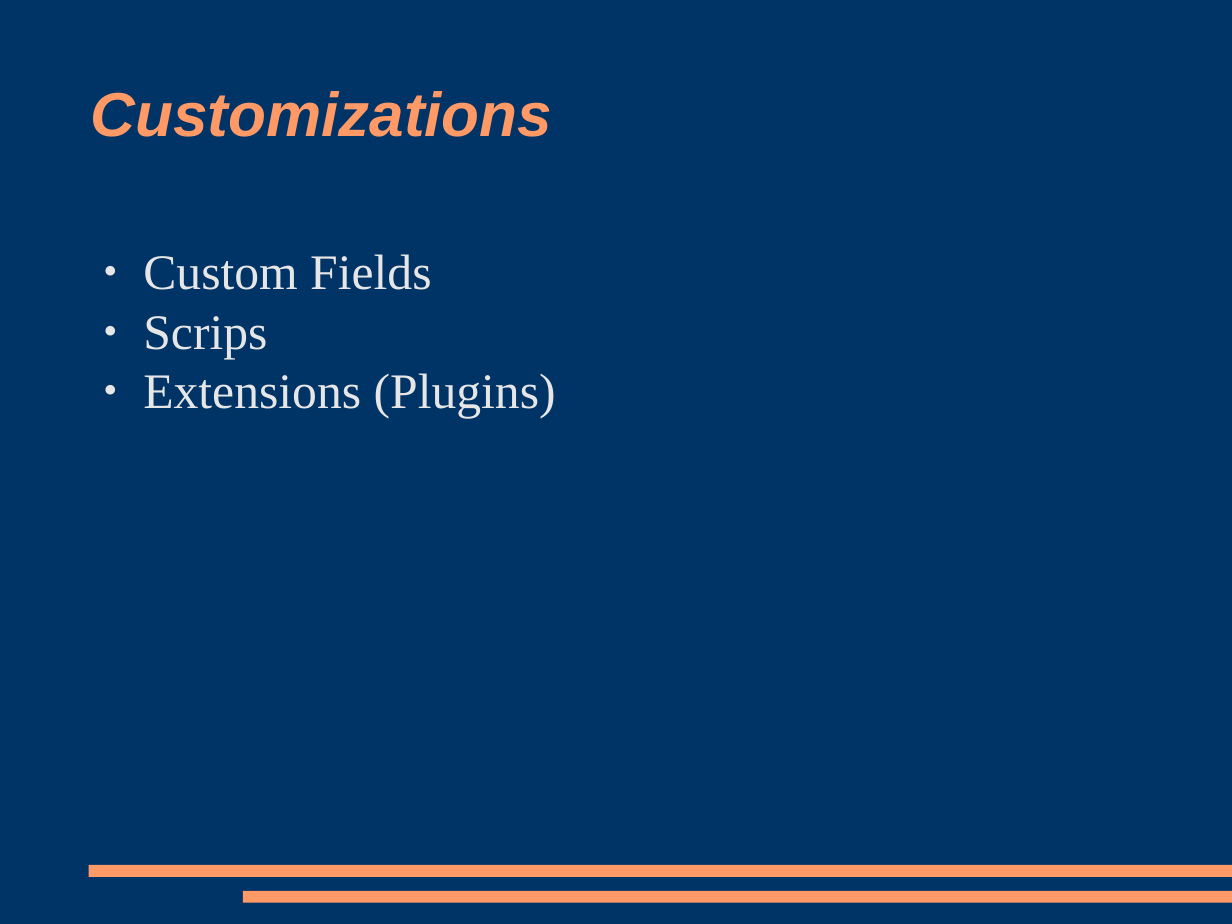
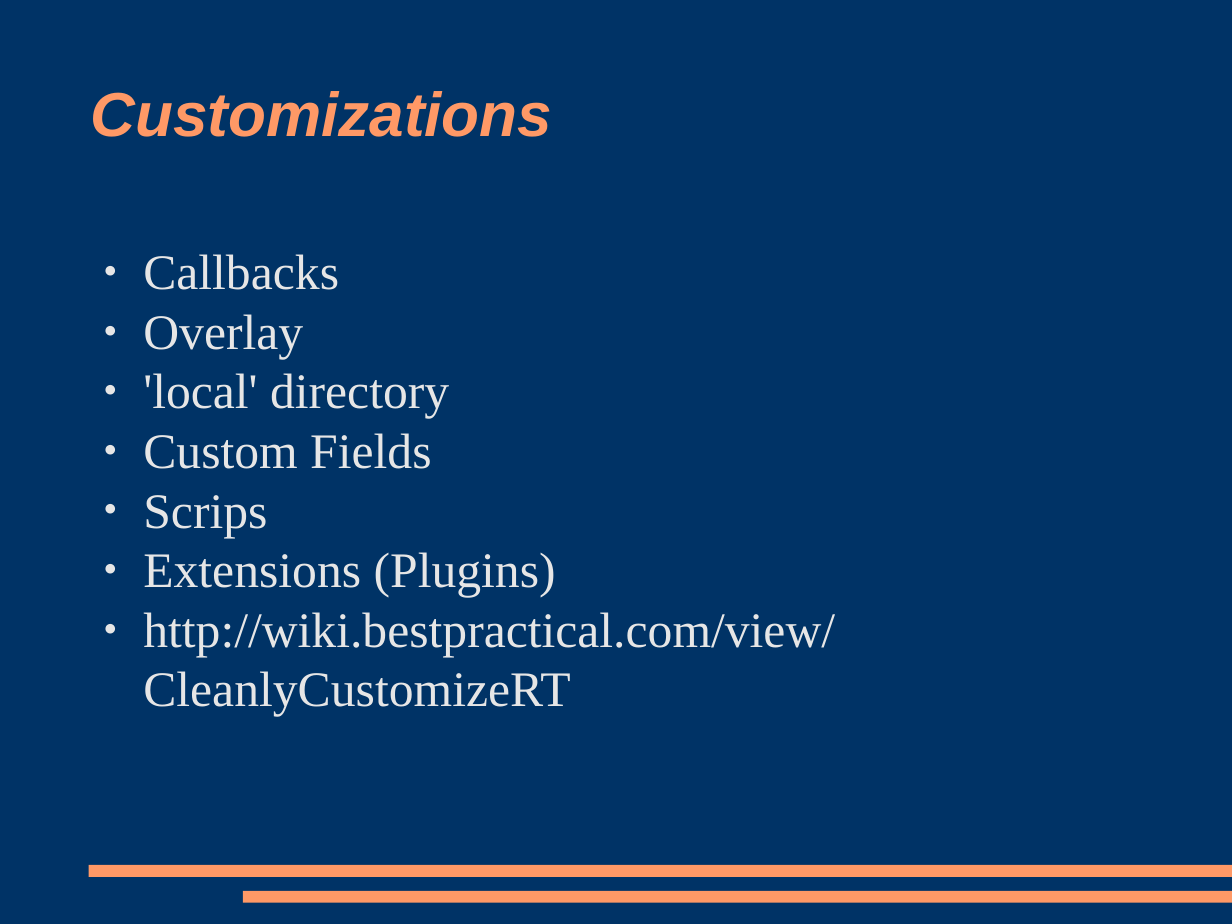
Before and after one commit to racke/Presentations, a slide deck: slide 5 of yapc2009/rt38.odp. Drawn at 1232x924 pixels with LibreOffice and Linux fonts; fonts in the diff are those of the drawing. Boxes give left, top, right and bottom in pixels: in the first picture for what was removed or moved away, otherwise in the second. Text is boxed around its words. In the diff, an @@ line names an element or a change of style, - is before the commit and + after.

```diff
--- a/yapc2009/rt38.odp
+++ b/yapc2009/rt38.odp
@@ text at [143, 254, 449, 419]: paragraphs added @@
+● Callbacks
+● Overlay
+● 'local' directory
@@ text at [143, 612, 835, 717]: paragraph added @@
+● http://wiki.bestpractical.com/view/CleanlyCustomizeRT
```
Also in this commit, not shown: 7 other slides changed, 3 slides added, 1 slide removed.
